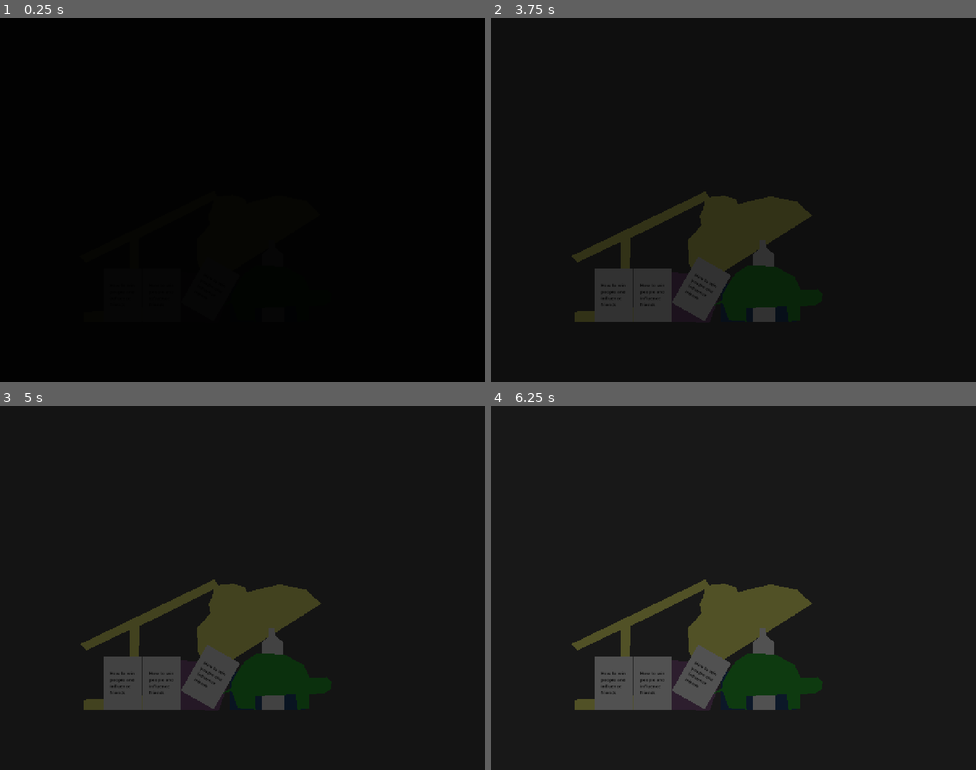
Above: before the commit, frames 1-4 (two rows, left to right).
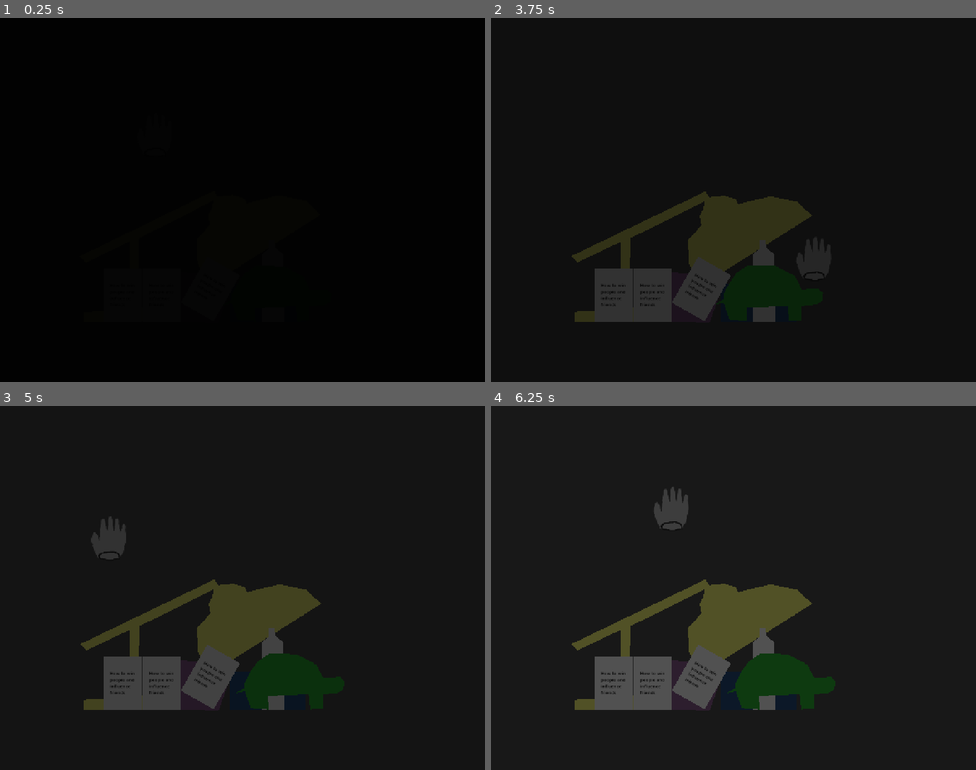
Above: after the commit, the same moments.

Repository: tom-frantz/gmtk-2026
Game: Godot game, scene res://scenes/minigames/alarm_clock_v2.tscn
Same seed, same stepped clock (60 frames per second), same inputs: the game is played once before the commit and once after it.
Inputs (mouse positions are in pixels of both pictures, inside the frame that each line leads up to):
- Up to frame 1 (0.25 s): no input
- Up to frame 2 (3.75 s): tap Enter at 0.5 s; move the mouse to (840, 181) at 0.52 s; click (840, 181) at 0.67 s; tap Space at 1.25 s; move the mouse to (636, 218) at 1.27 s; click (636, 218) at 1.42 s; move the mouse to (782, 119) at 2.02 s; click (782, 119) at 2.17 s; move the mouse to (709, 272) at 2.77 s; click (709, 272) at 2.92 s; move the mouse to (879, 254) at 3.52 s; click (879, 254) at 3.67 s
- Up to frame 3 (5 s): move the mouse to (97, 533) at 4.27 s; click (97, 533) at 4.42 s
- Up to frame 4 (6.25 s): move the mouse to (757, 588) at 5.02 s; click (757, 588) at 5.17 s; move the mouse to (660, 497) at 5.77 s; click (660, 497) at 5.92 s

The runs differ from the first frame. In frame 2, less than 0.1% of the frame differs, in the area x 45-59%, y 68-80%; in frame 3, 1.6%; in frame 4, 1.6%, in the area x 33-71%, y 22-84%.

Commit message:
feat: more fade stuff idfk?

Diff:
--- a/scenes/common/black_fade/fade.gd
+++ b/scenes/common/black_fade/fade.gd
@@ -1,21 +1,22 @@
-extends Polygon2D
+extends Node2D
 
 var current_time = 0.0;
 # The time for the max fade
-var TIME_TO_COMPLETE: float = 10.0
-var OPACITY_START = 0.99
-var OPACITY_END = 0.5
+@export_group("Fade settings")
+@export var DURATION: float = 10.0
+@export var OPACITY_START = 0.99
+@export var OPACITY_END = 0.5
 
-
+var poly: Polygon2D
 
 # Called when the node enters the scene tree for the first time.
 func _ready() -> void:
-	pass # Replace with function body.
+	poly = %Polygon2D
 
 
 # Called every frame. 'delta' is the elapsed time since the previous frame.
 func _process(delta: float) -> void:
 	current_time += delta
-	var lerp = clamp(current_time / TIME_TO_COMPLETE, 0.0, 1.0)
+	var lerp = clamp(current_time / DURATION, 0.0, 1.0)
 	var opacity = OPACITY_START + (lerp * (OPACITY_END - OPACITY_START))
-	color.a = opacity
+	poly.color.a = opacity
--- a/scenes/common/black_fade/fade.tscn
+++ b/scenes/common/black_fade/fade.tscn
@@ -3,8 +3,9 @@
 [ext_resource type="Script" uid="uid://boraquxl7bh1b" path="res://scenes/common/black_fade/fade.gd" id="1_n2v3r"]
 
 [node name="Fade" type="Node2D" unique_id=1555448231]
+script = ExtResource("1_n2v3r")
 
 [node name="Polygon2D" type="Polygon2D" parent="." unique_id=1290611741]
+unique_name_in_owner = true
 color = Color(0, 0, 0, 0.9411765)
 polygon = PackedVector2Array(-25, 982, -18, -28, 1366, -37, 1398, 1051)
-script = ExtResource("1_n2v3r")
--- a/scenes/common/hand2.tscn
+++ b/scenes/common/hand2.tscn
@@ -2,8 +2,6 @@
 
 [ext_resource type="Script" uid="uid://c7y4yrlsgg4bb" path="res://scenes/common/hand_2.gd" id="1_7pxq6"]
 [ext_resource type="Texture2D" uid="uid://jq4vpux2yf5d" path="res://assets/hand.png" id="2_a8cjt"]
-
-[sub_resource type="CircleShape2D" id="CircleShape2D_2hxnw"]
 
 [sub_resource type="CapsuleShape2D" id="CapsuleShape2D_en2hh"]
 radius = 25.0
@@ -16,25 +14,9 @@
 [node name="Hand" type="Node2D" unique_id=1009129144]
 script = ExtResource("1_7pxq6")
 
-[node name="DampedSpringJoint2D" type="DampedSpringJoint2D" parent="." unique_id=2023294232]
-top_level = true
-node_a = NodePath("../Node2D")
-node_b = NodePath("../CharacterBody2D")
-length = 1.0
-stiffness = 64.0
-damping = 0.16
-
-[node name="Node2D" type="StaticBody2D" parent="." unique_id=290215047]
-unique_name_in_owner = true
-top_level = true
-collision_layer = 2
-collision_mask = 2
-
-[node name="CollisionShape2D" type="CollisionShape2D" parent="Node2D" unique_id=988157335]
-shape = SubResource("CircleShape2D_2hxnw")
-
 [node name="CharacterBody2D" type="RigidBody2D" parent="." unique_id=616371557]
 unique_name_in_owner = true
+gravity_scale = 0.0
 
 [node name="Sprite2D" type="Sprite2D" parent="CharacterBody2D" unique_id=1652794015]
 texture = ExtResource("2_a8cjt")
--- a/scenes/common/hand_2.gd
+++ b/scenes/common/hand_2.gd
@@ -1,15 +1,20 @@
 extends Node2D
 
+@export var FOLLOW_SPEED = 4.0
+
 var current_collisions
+
 
 # Called when the node enters the scene tree for the first time.
 func _ready() -> void:
 	pass # Replace with function body.
 
+
 # Called every frame. 'delta' is the elapsed time since the previous frame.
 func _process(delta: float) -> void:
 	var mouse_pos = get_viewport().get_mouse_position()
-	%Node2D.position = mouse_pos
+	%CharacterBody2D.position  = %CharacterBody2D.position.lerp(mouse_pos, delta * FOLLOW_SPEED)
+
 
 func _input(event: InputEvent) -> void:
 	var ga: Area2D = %GrabArea
--- a/scenes/minigames/alarm_clock_v2.tscn
+++ b/scenes/minigames/alarm_clock_v2.tscn
@@ -8,6 +8,8 @@
 [ext_resource type="PackedScene" uid="uid://dg6i4mlw8jcg4" path="res://scenes/common/bedroom_items/soft_toy.tscn" id="5_8xncq"]
 [ext_resource type="PackedScene" uid="uid://cttt3tjrgn1ha" path="res://scenes/common/bedroom_items/lamp.tscn" id="7_d3c1w"]
 [ext_resource type="PackedScene" uid="uid://641f7qyvxmq6" path="res://scenes/common/black_fade/fade.tscn" id="8_k7hma"]
+[ext_resource type="PackedScene" uid="uid://efyqukual3b" path="res://scenes/common/hand2.tscn" id="8_n10jw"]
+[ext_resource type="PackedScene" uid="uid://d3qorbs0l4srn" path="res://scenes/common/timer/timer.tscn" id="10_b5bgn"]
 
 [sub_resource type="WorldBoundaryShape2D" id="WorldBoundaryShape2D_2hxnw"]
 
@@ -56,4 +58,11 @@
 position = Vector2(562, 732)
 rotation = 0.49392816
 
+[node name="Hand" parent="." unique_id=1009129144 instance=ExtResource("8_n10jw")]
+
 [node name="FadeIn" parent="." unique_id=1555448231 instance=ExtResource("8_k7hma")]
+
+[node name="LevelTimer" parent="." unique_id=2132368197 instance=ExtResource("10_b5bgn")]
+wait_time = 20.380000000000003
+one_shot = true
+autostart = true
